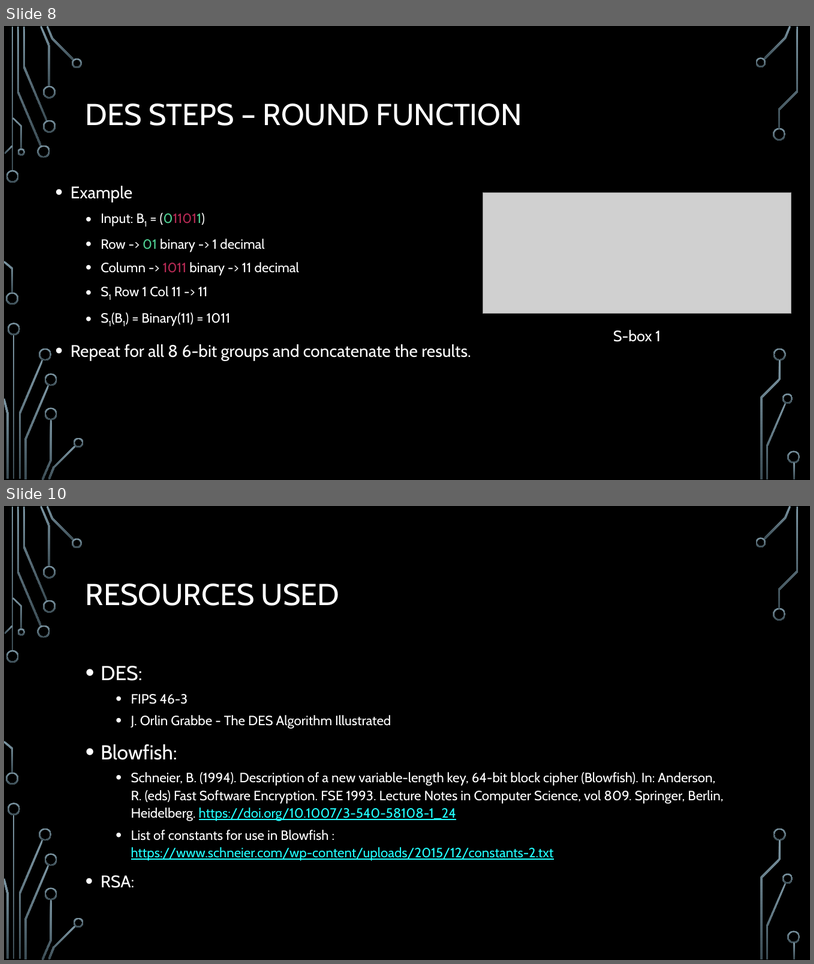
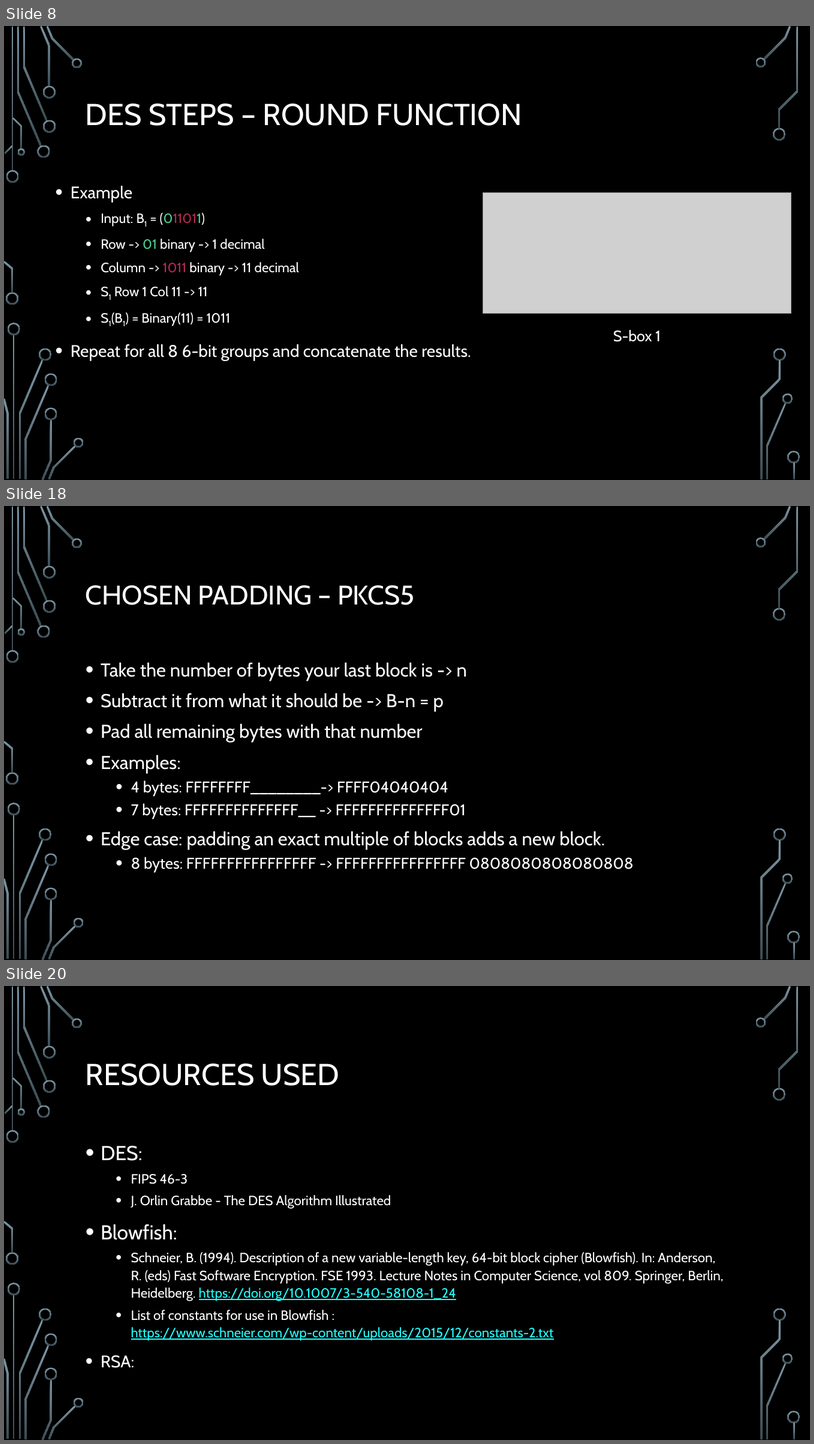
Before and after one commit to barna-tudor/SC-Final-Project, a slide deck: Security & cryptography final project.pptx. Shown one above the other, each under a label of ours: slides 8 and 10 before the commit, slides 8, 18 and 20 after it; the slides between them are not shown. The pictures are 814x964 and 814x1444 pixels, drawn with LibreOffice and Linux fonts; fonts in the diff are those of the drawing; grey boxes stand for pictures; background and template pictures are left out. Boxes give left, top, right and bottom in pixels: in the first picture for what was removed or moved away, otherwise in the second. Text is boxed around its words. In the diff, an @@ line names an element or a change of style, - is before the commit and + after.

```diff
--- a/Security & cryptography final project.pptx
+++ b/Security & cryptography final project.pptx
@@ slide 18 added at (x1=4, y1=506, x2=810, y2=960), background picture (left out); not listed: 36 template elements that a slide beside it also shows @@
@@ title added at (x1=86, y1=585, x2=414, y2=605), 32 pt, text #FFFFFF @@
+CHOSEN PADDING – PKCS5
@@ text added at (x1=101, y1=662, x2=634, y2=872), 22.2 pt, text #FFFFFF @@
+• Take the number of bytes your last block is -> n
+• Subtract it from what it should be -> B-n = p
+• Pad all remaining bytes with that number
+• Examples:
+  • 4 bytes: FFFFFFFF________-> FFFF04040404
+  • 7 bytes: FFFFFFFFFFFFFF__ -> FFFFFFFFFFFFFF01
+• Edge case: padding an exact multiple of blocks adds a new block.
+  • 8 bytes: FFFFFFFFFFFFFFFF -> FFFFFFFFFFFFFFFF 0808080808080808
@@ what was slide 10 is now slide 20 @@
```
Also in this commit, not shown: 4 slides changed, 9 other slides added.
